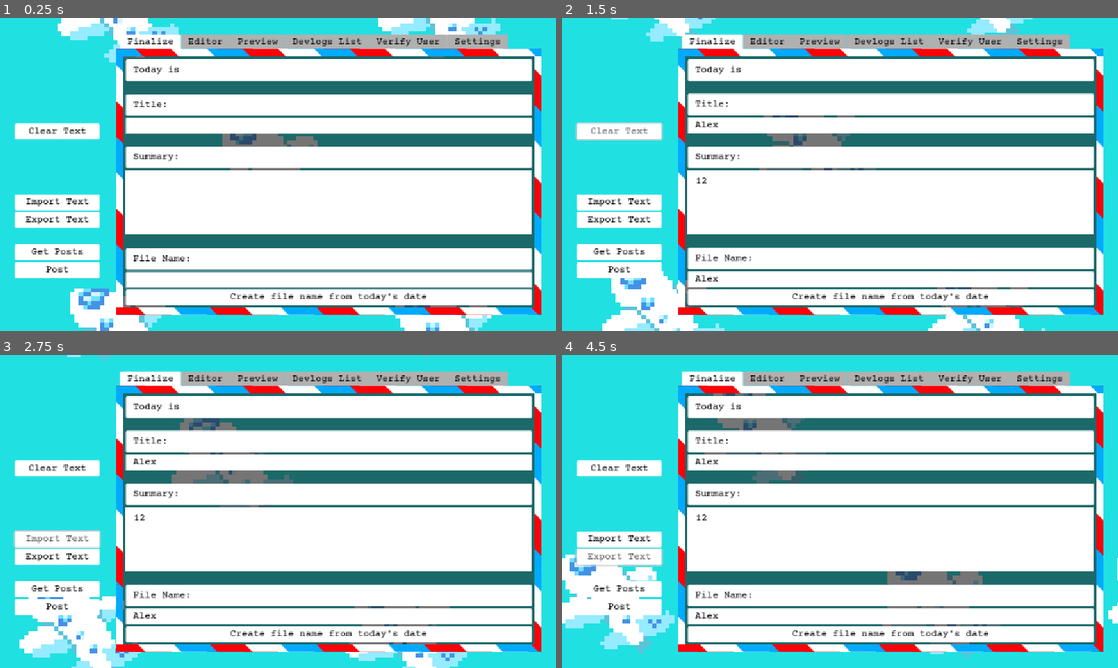
Above: before the commit, frames 1-4 (two rows, left to right).
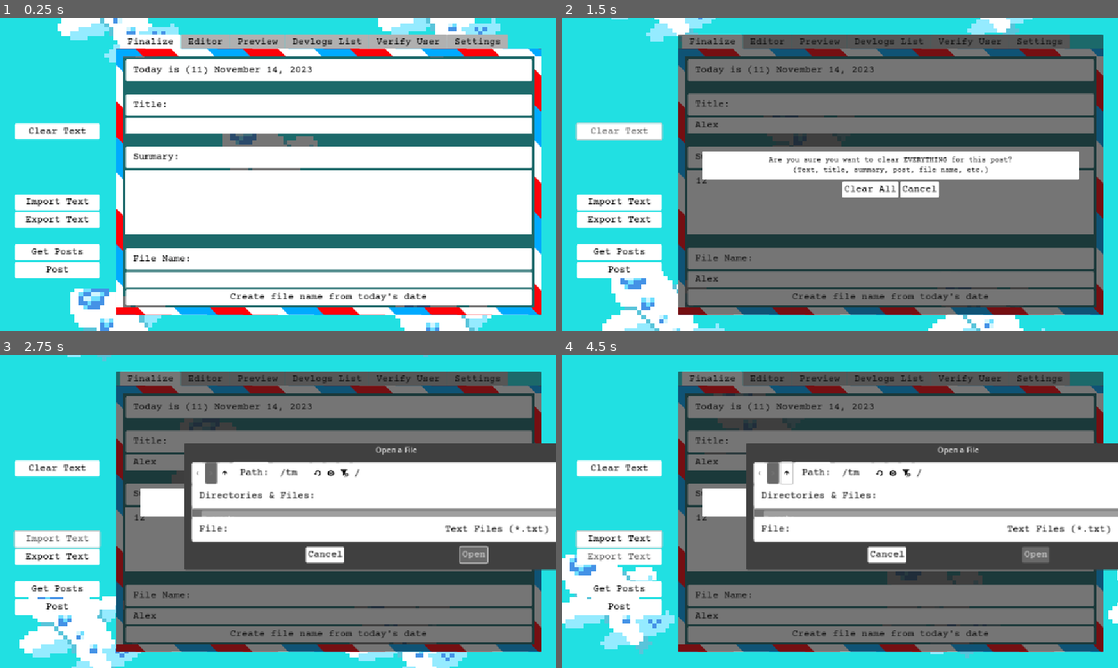
Above: after the commit, the same moments.

Repository: jennyton88/devlogs-maker
Game: Godot game, scene res://scenes/devlogs.tscn
Two runs of this game, one before a commit and one after it. Both use one fixed random seed, a clock stepped at 60 frames per second and the inputs below.
Inputs (mouse positions are in pixels of both pictures, inside the frame that each line leads up to):
- Up to frame 1 (0.25 s): no input
- Up to frame 2 (1.5 s): click (890, 124) at 0.52 s; type "Alex" at 0.6 s; click (890, 202) at 0.75 s; type "12" at 0.83 s; click (890, 280) at 0.98 s; type "Alex" at 1.07 s; click "Clear Text" at 1.25 s
- Up to frame 3 (2.75 s): click "Import Text" at 2 s
- Up to frame 4 (4.5 s): click (784, 473) at 2.77 s; click (784, 473) at 3.52 s; click "Export Text" at 4.25 s

The runs differ from the first frame. In frame 1, 0.2% of the frame differs, in the area x 33-57%, y 15-19%; in frame 2, 63%, in the area x 20-98%, y 5-95%; in frame 3, 59%; in frame 4, 59%.
Error before the commit: Parse Error: Identifier "text_editor" not declared in the current scope. (res://scripts/devlogs.gd:250)

Commit message:
update success on delete

Diff:
--- a/scripts/devlogs.gd
+++ b/scripts/devlogs.gd
@@ -246,9 +246,9 @@
 	if (error != OK):
 		create_error_popup(error, AppInfo.ErrorType.HTTPError);
 	else:
+		if (edit_button_ref != null && (button_ref.get_meta("sha") == edit_button_ref.get_meta("sha"))):
+			clear_post();
 		button_ref.get_parent().queue_free(); # delete the log entry in the devlog list
-		text_editor.text = ""; # TODO Check this
-		edit_button_ref = null;
 
 
 func _on_import_file():
